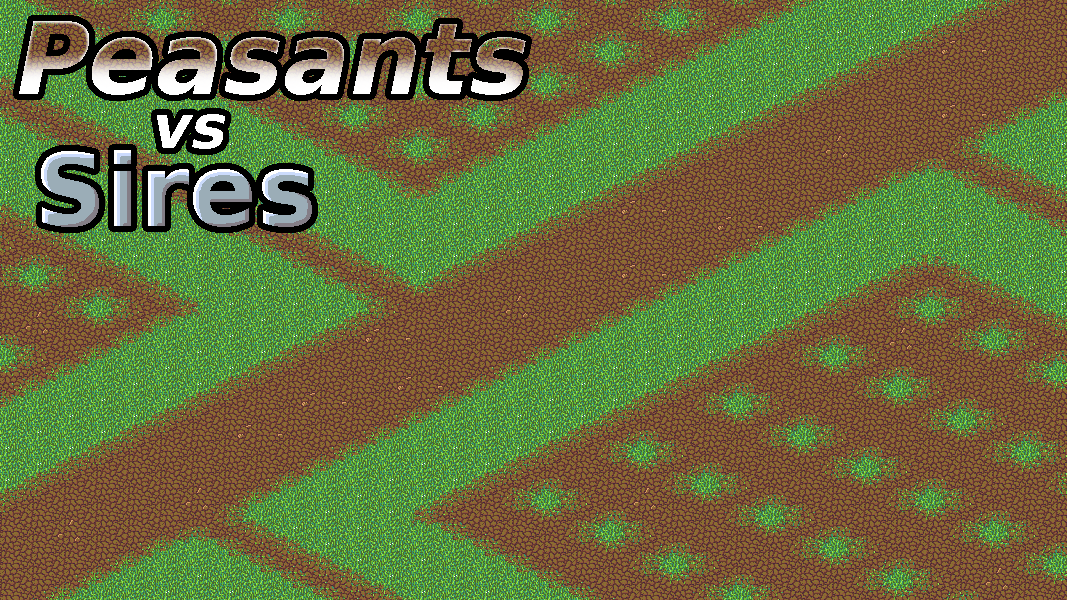
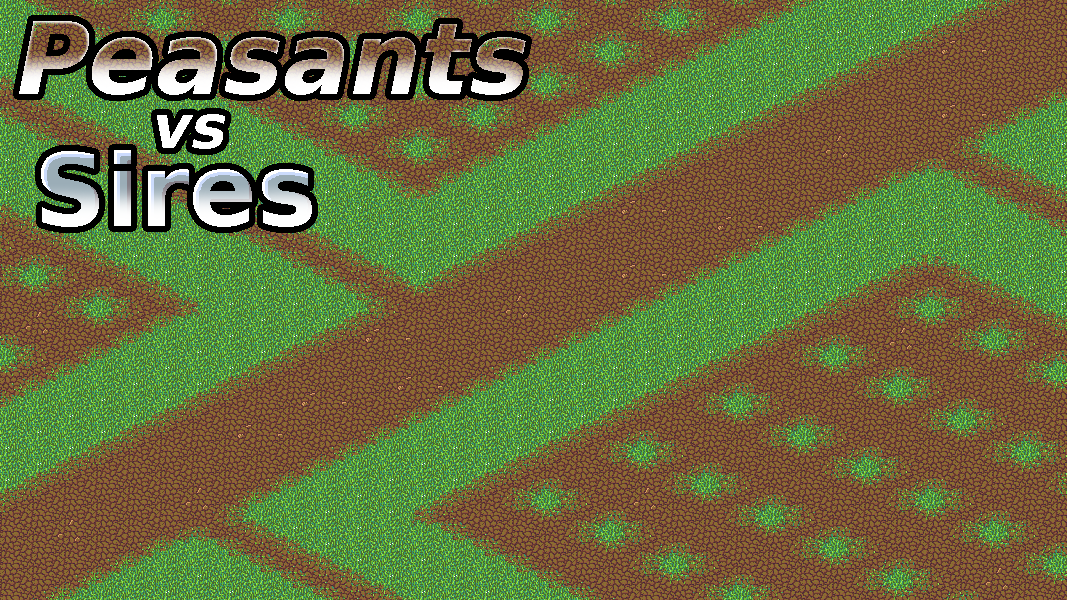
Two versions of the same layered image (1067px x 600px). Layer-by-layer changes:
painted on "metal" over [44, 183, 312, 227]
